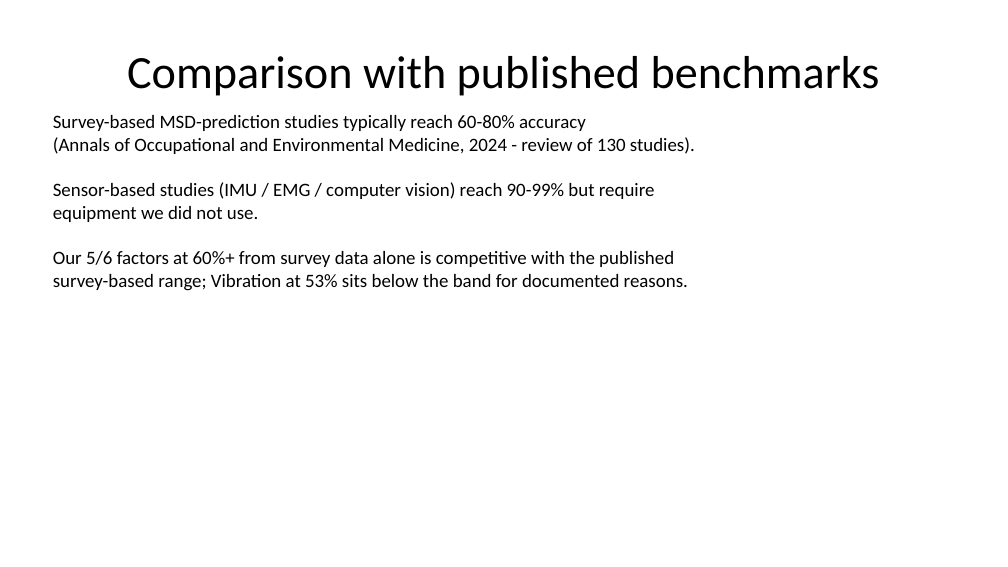
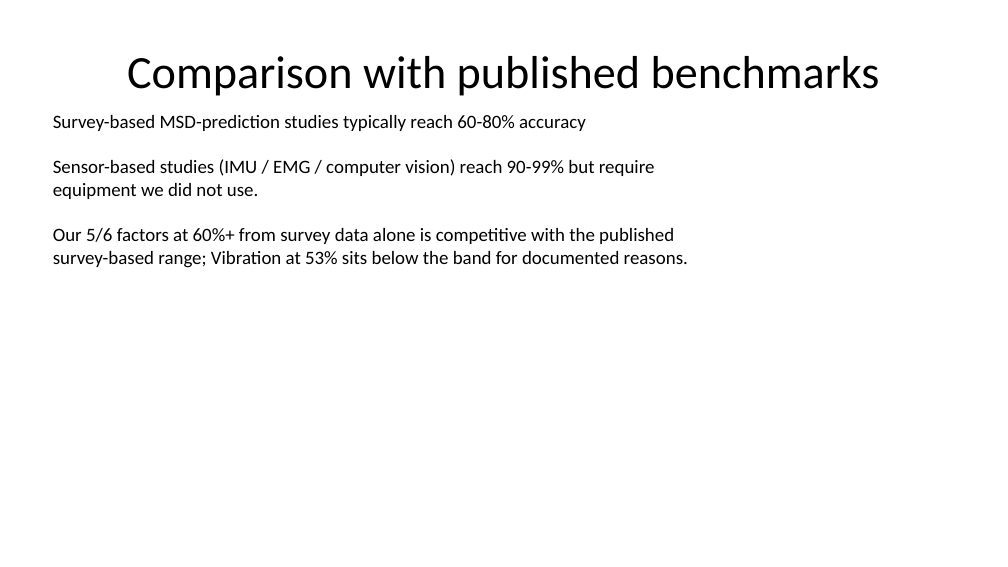
Before and after one commit to AilaVishnu/ergonomic-risk-factor-prediction, a slide deck: slide 50 of deck/Ergonomic_Risk_Factor_Prediction_Project_Plan_WITH_RESULTS.pptx. Drawn at 1008x567 pixels with LibreOffice and Linux fonts; fonts in the diff are those of the drawing. Boxes give left, top, right and bottom in pixels: in the first picture for what was removed or moved away, otherwise in the second. Text is boxed around its words. In the diff, an @@ line names an element or a change of style, - is before the commit and + after.

```diff
--- a/deck/Ergonomic_Risk_Factor_Prediction_Project_Plan_WITH_RESULTS.pptx
+++ b/deck/Ergonomic_Risk_Factor_Prediction_Project_Plan_WITH_RESULTS.pptx
@@ text at (53, 137, 695, 154): paragraph removed @@
-(Annals of Occupational and Environmental Medicine, 2024 - review of 130 studies).
```
Also in this commit, not shown: 7 other files.
